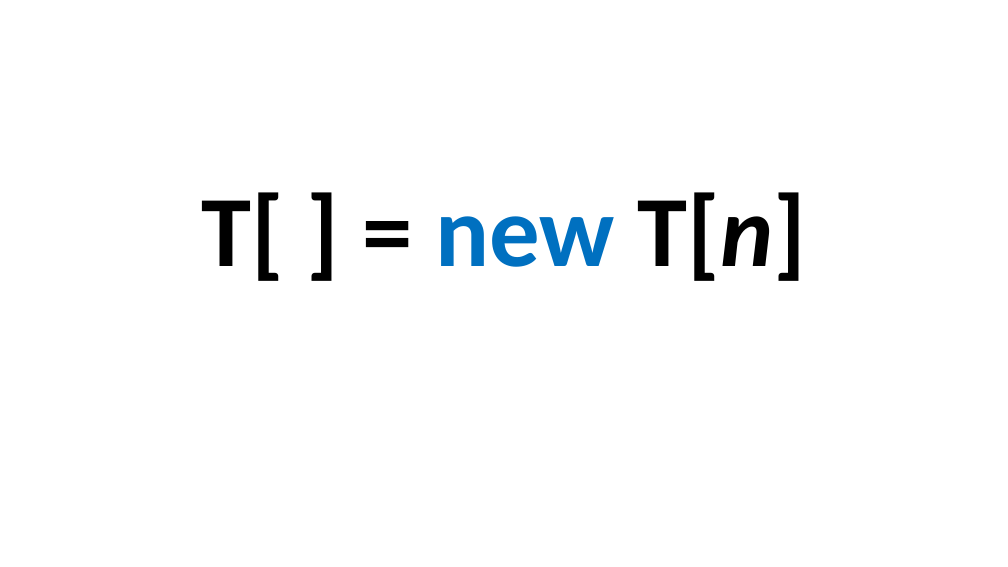
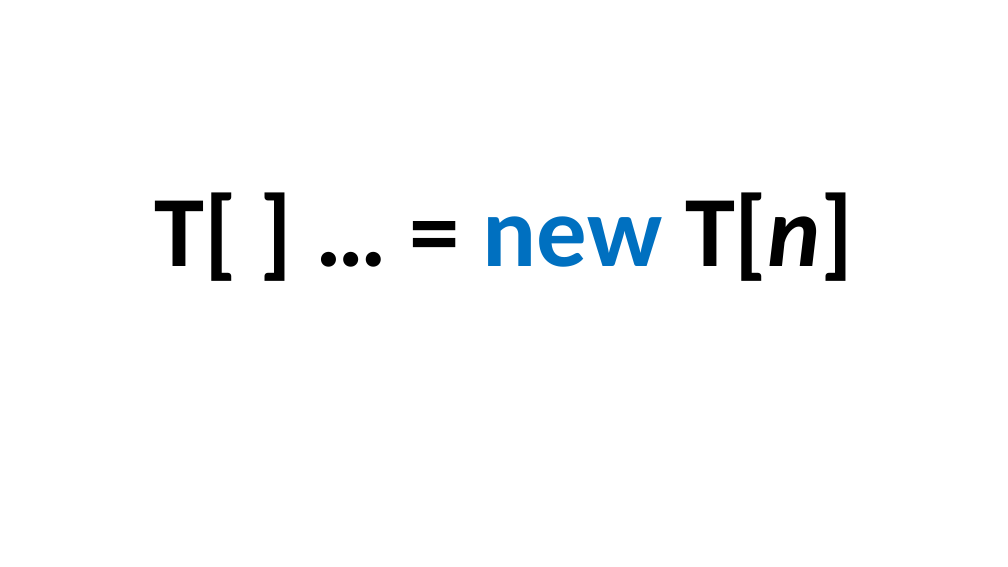
Before and after one commit to perl-easj/Teaching-materials, a slide deck: slide 7 of CSharpProgramming/Presentations/ProgPartII/Lists.pptx. Drawn at 1008x567 pixels with LibreOffice and Linux fonts; fonts in the diff are those of the drawing. Boxes give left, top, right and bottom in pixels: in the first picture for what was removed or moved away, otherwise in the second. Text is boxed around its words. In the diff, an @@ line names an element or a change of style, - is before the commit and + after.

```diff
--- a/CSharpProgramming/Presentations/ProgPartII/Lists.pptx
+++ b/CSharpProgramming/Presentations/ProgPartII/Lists.pptx
@@ title at bbox=[154, 192, 853, 281]: text changed @@
-T[ ] = new T[n]
+T[ ] … = new T[n]
```
Also in this commit, not shown: 10 other slides changed, 1 slide added.
